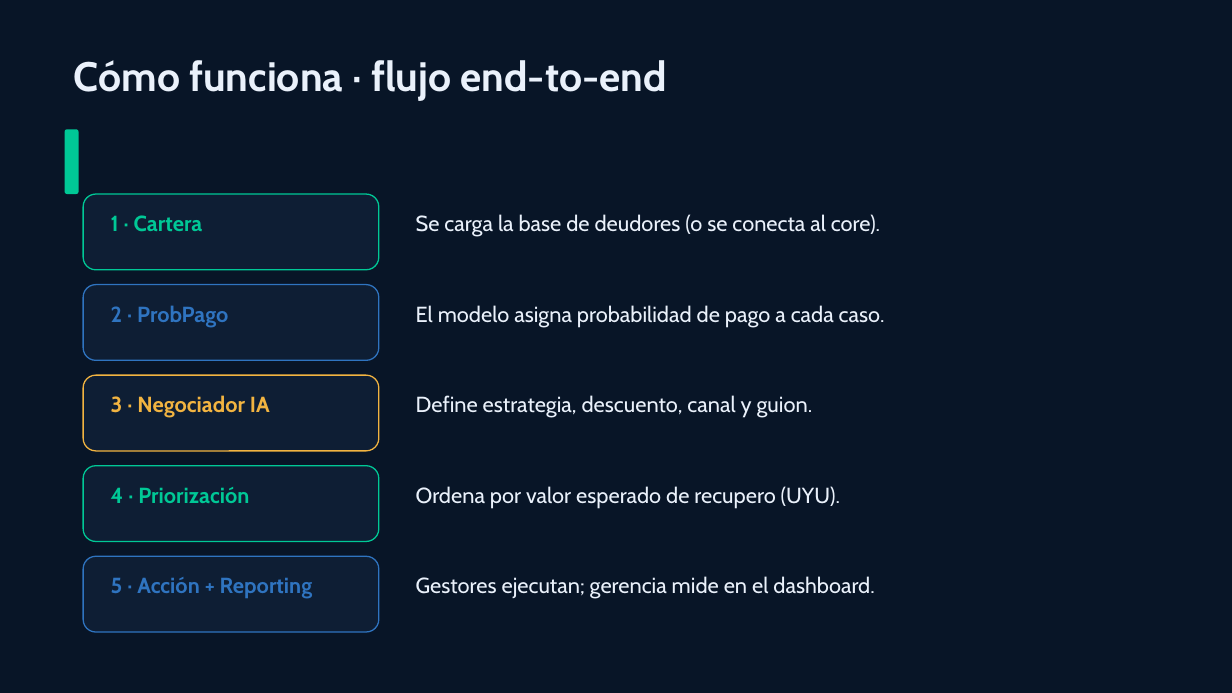
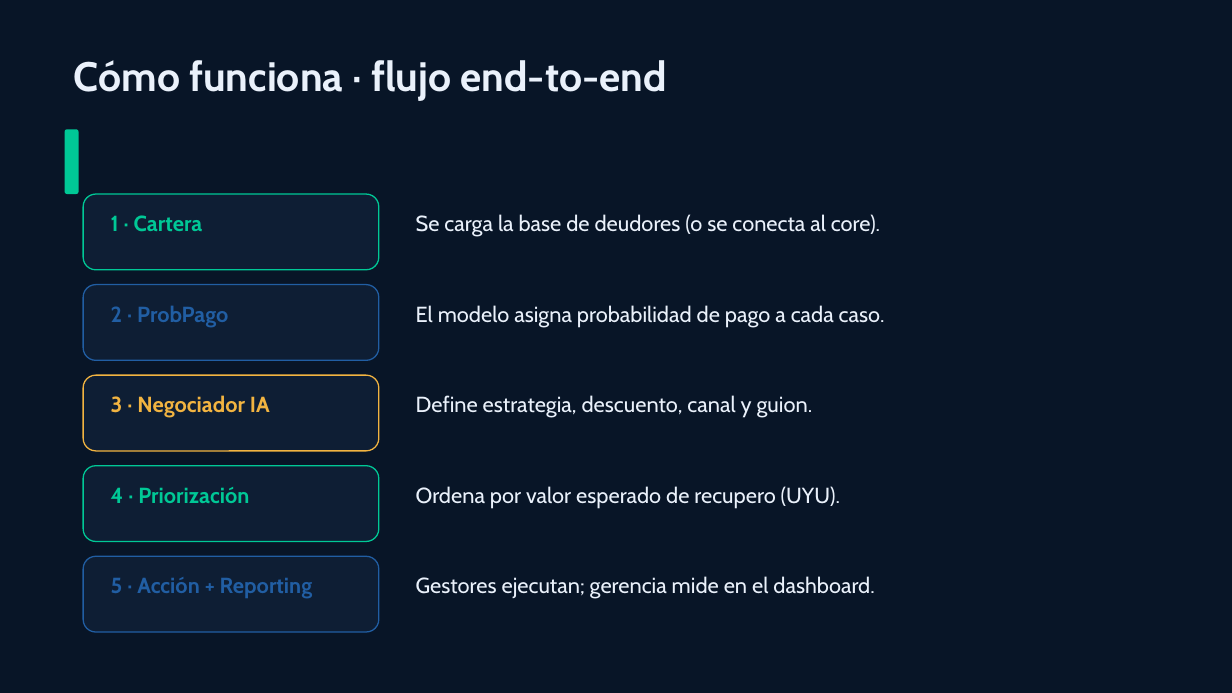
Before and after one commit to vieraschiavi/Kobra, a slide deck: slide 4 of presentation/MVKobraAI_Presentacion_Gerencial.pptx. Drawn at 1232x693 pixels with LibreOffice and Linux fonts; fonts in the diff are those of the drawing. Boxes give left, top, right and bottom in pixels: in the first picture for what was removed or moved away, otherwise in the second. Text is boxed around its words. In the diff, an @@ line names an element or a change of style, - is before the commit and + after.

```diff
--- a/presentation/MVKobraAI_Presentacion_Gerencial.pptx
+++ b/presentation/MVKobraAI_Presentacion_Gerencial.pptx
@@ rounded rectangle at bbox=[83, 285, 379, 360]: outline #2F74C0 1 pt to #215EA3 1 pt @@
@@ text "2 · ProbPago" at bbox=[111, 305, 228, 328]: text colour #2F74C0 to #215EA3 @@
@@ rounded rectangle at bbox=[83, 556, 379, 632]: outline #2F74C0 1 pt to #215EA3 1 pt @@
@@ text "5 · Acción + Reporting" at bbox=[111, 577, 313, 599]: text colour #2F74C0 to #215EA3 @@
```
Also in this commit, not shown: 12 other slides changed, 1 slide added, 9 other files.
